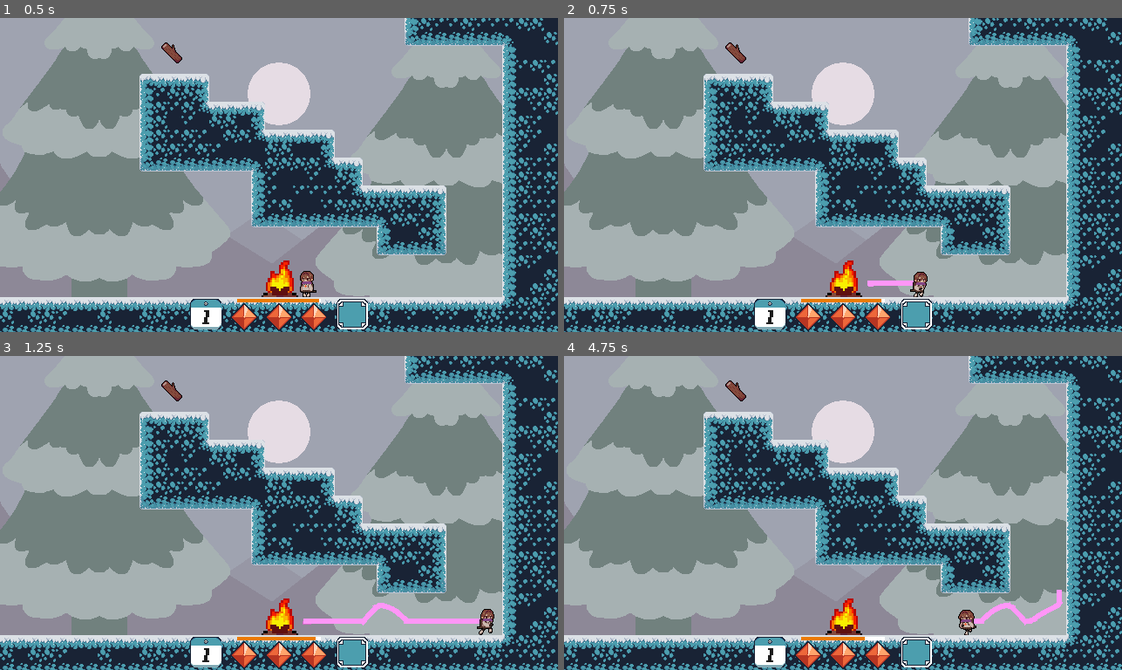
Above: before the commit, frames 1-4 (two rows, left to right).
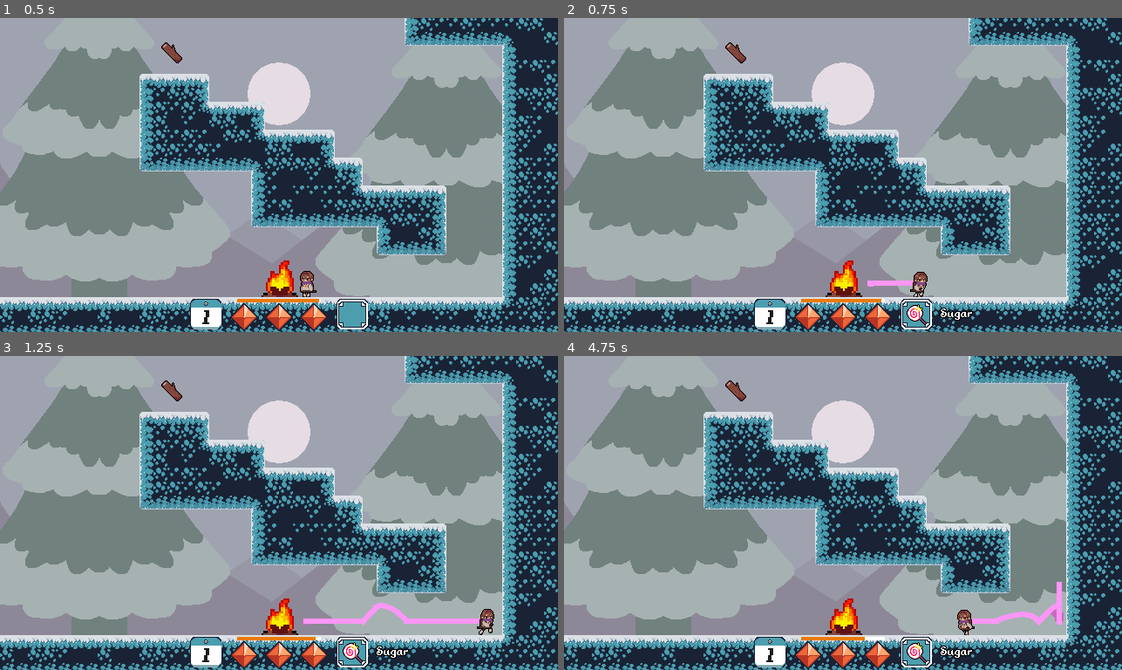
Above: after the commit, the same moments.

Repository: TheRealRaichu/speed-platformer-snake
Game: Godot game, scene res://scenes/game.tscn
The game is run twice, just before and just after one commit, with the same random seed, the same clock (stepped at 60 frames per second) and the same inputs. This scene is started directly instead of the project's main scene.
Inputs:
- Up to frame 1 (0.5 s): no input
- Up to frame 2 (0.75 s): hold Right (move_right) from 0.53 s (still down); tap 8 (add_sugar, bound only after the commit) at 0.6 s
- Up to frame 3 (1.25 s): keep holding Right (move_right); tap C (jump) at 0.77 s
- Up to frame 4 (4.75 s): tap X (ability) at 1.35 s; tap C (jump) at 1.52, 3.02, 3.77, 4.52 s; tap 8 (add_sugar, bound only after the commit) every 0.75 s from 1.55 to 4.55 s; release Right (move_right) at 2.03 s; hold Left (move_left) 2.03-2.78 s; tap 9 (add_reel) at 2.1 s; hold Right (move_right) 2.78-4.28 s; tap - (decrease_volume) at 2.85 s; hold = (increase_volume) 3.53-4.28 s; hold Left (move_left) from 4.28 s (still down); tap Z (use_item) at 4.35 s

Frame 1 is identical in both runs. In frame 2, 0.3% of the frame differs, in the area x 61-74%, y 91-98%; in frame 3, 0.3%; in frame 4, 0.9%, in the area x 61-90%, y 71-98%.

Commit message:
sugar add debug option

Diff:
--- a/speed-platformer-snake/project.godot
+++ b/speed-platformer-snake/project.godot
@@ -145,6 +145,11 @@
 "events": [Object(InputEventKey,"resource_local_to_scene":false,"resource_name":"","device":-1,"window_id":0,"alt_press …(191 unchanged characters)…
 ]
 }
+add_sugar={
+"deadzone": 0.2,
+"events": [Object(InputEventKey,"resource_local_to_scene":false,"resource_name":"","device":-1,"window_id":0,"alt_pressed":false,"shift_pressed":false,"ctrl_pressed":false,"meta_pressed":false,"pressed":false,"keycode":0,"physical_keycode":56,"key_label":0,"unicode":56,"location":0,"echo":false,"script":null)
+]
+}
 
 [layer_names]
 
--- a/speed-platformer-snake/scripts/player.gd
+++ b/speed-platformer-snake/scripts/player.gd
@@ -528,3 +528,5 @@
 		return
 	if Input.is_action_just_pressed("add_reel"):
 		attempt_recieve_pickup(Pickup.PICKUP_TYPES.SCARF_REELER)
+	if Input.is_action_just_pressed("add_sugar"):
+		attempt_recieve_pickup(Pickup.PICKUP_TYPES.SUGAR)
